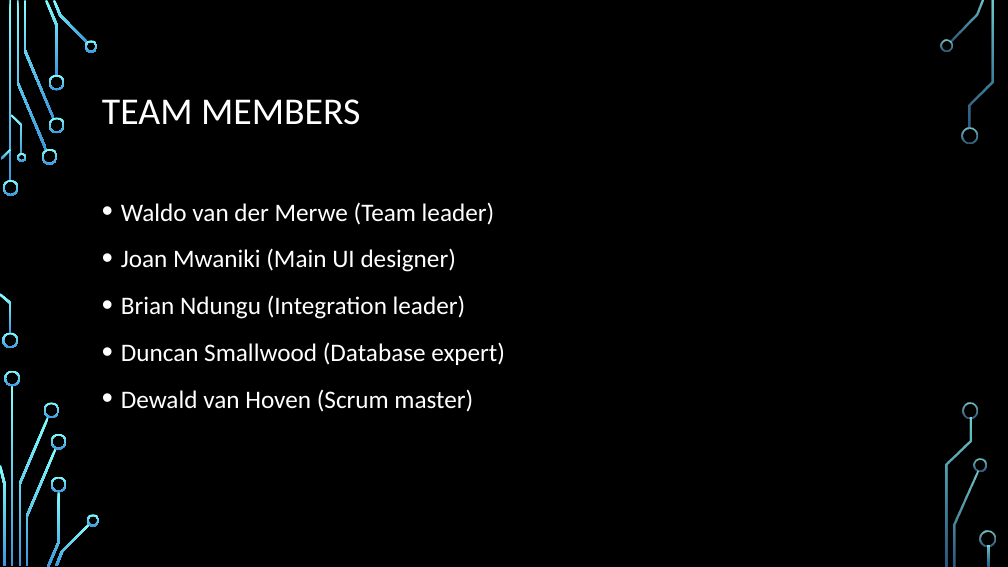
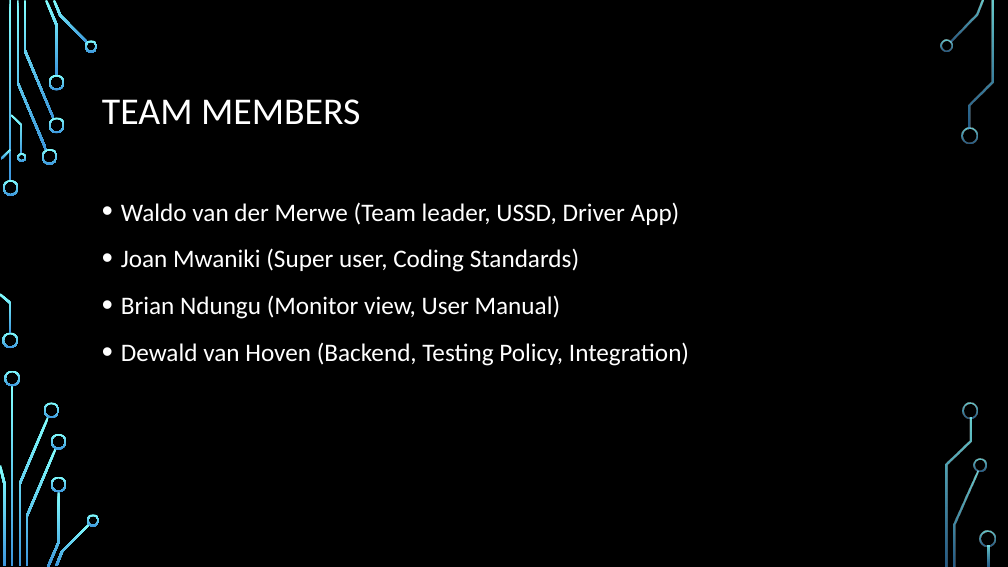
Before and after one commit to cos301-2019-se/Taxi-Boss, a slide deck: slide 2 of Supreme internect demo 1.pptx. Drawn at 1008x567 pixels with LibreOffice and Linux fonts; fonts in the diff are those of the drawing; background and template pictures are left out. Boxes give left, top, right and bottom in pixels: in the first picture for what was removed or moved away, otherwise in the second. Text is boxed around its words. In the diff, an @@ line names an element or a change of style, - is before the commit and + after.

```diff
--- a/Supreme internect demo 1.pptx
+++ b/Supreme internect demo 1.pptx
@@ text at (121, 202, 689, 366): text changed @@
-• Waldo van der Merwe (Team leader)
-• Joan Mwaniki (Main UI designer)
-• Brian Ndungu (Integration leader)
-• Duncan Smallwood (Database expert)
-• Dewald van Hoven (Scrum master)
+• Waldo van der Merwe (Team leader, USSD, Driver App)
+• Joan Mwaniki (Super user, Coding Standards)
+• Brian Ndungu (Monitor view, User Manual)
+• Dewald van Hoven (Backend, Testing Policy, Integration)
```
Also in this commit, not shown: 2 other slides changed, 8 slides added, 7 slides removed, 2 other files.
